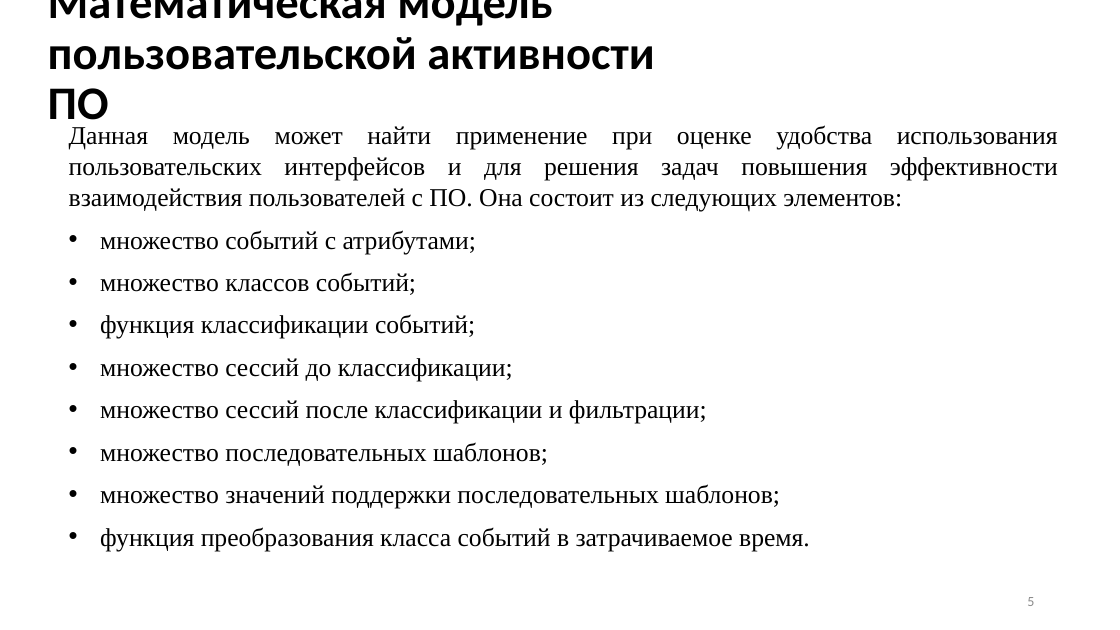
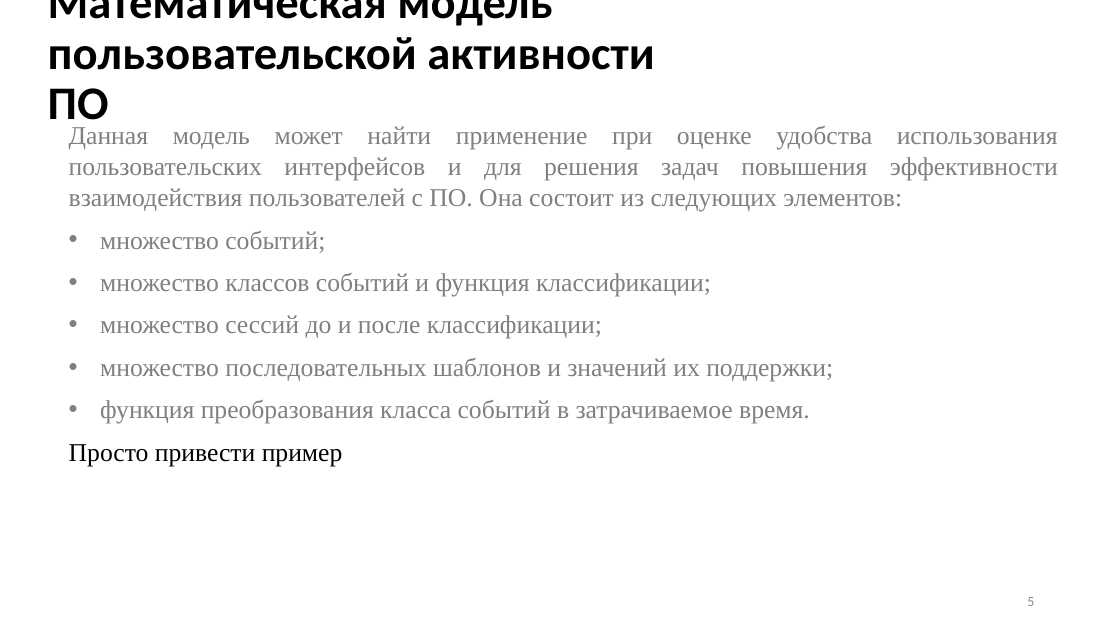
Before and after one commit to Inlucker/7semestr, a slide deck: slide 5 of НИР и ВКР/Презентация/ПронинАС_НИР_презентация.pptx. Drawn at 1120x630 pixels with LibreOffice and Linux fonts; fonts in the diff are those of the drawing. Boxes give left, top, right and bottom in pixels: in the first picture for what was removed or moved away, otherwise in the second. Text is boxed around its words. In the diff, an @@ line names an element or a change of style, - is before the commit and + after.

```diff
--- a/НИР и ВКР/Презентация/ПронинАС_НИР_презентация.pptx
+++ b/НИР и ВКР/Презентация/ПронинАС_НИР_презентация.pptx
@@ text at [69, 126, 1058, 424]: text colour #000000 to #808080 in "Данная модель может найти применение при оценке ...", "функция преобразования класса событий в затрачиваемое время." @@
@@ text at [100, 231, 833, 382]: text changed; text colour #000000 to #808080 @@
-• множество событий с атрибутами;
-• множество классов событий;
-• функция классификации событий;
-• множество сессий до классификации;
-• множество сессий после классификации и фильтрации;
-• множество последовательных шаблонов;
-• множество значений поддержки последовательных шаблонов;
+• множество событий;
+• множество классов событий и функция классификации;
+• множество сессий до и после классификации;
+• множество последовательных шаблонов и значений их поддержки;
@@ text at [69, 444, 343, 466]: paragraph added @@
+Просто привести пример
```
Also in this commit, not shown: 6 other slides changed, 3 slides added, 2 slides removed, 1 other file.
